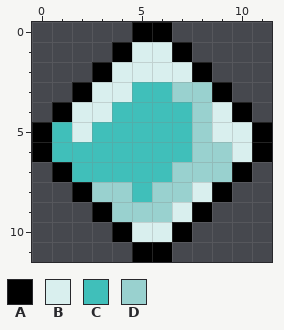
Two versions of one pixel-art sprite, Assets/Sprites/jump_on.png. This is how it looked before the edit.
The file is 12x12 pixels.
Palette (. is transparent): A #000000  B #d9efee  C #40bfba  D #99d1cf
Pixels before, first column x 0:
 0 .....AA.....
 1 ....ABBA....
 2 ...ABBBBA...
 3 ..ABBCCDDA..
 4 .ABBCCCCDBA.
 5 ACBCCCCCDBBA
 6 ACCCCCCCDDBA
 7 .ACCCCCDDDA.
 8 ..ADDCDDBA..
 9 ...ADDDBA...
10 ....ABBA....
11 .....AA.....
After:
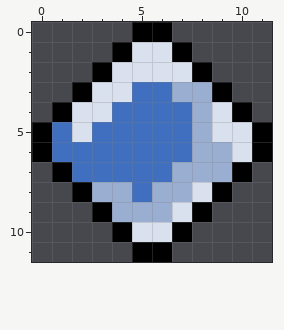
Changes in this commit:
{"colour":"B","old":"#d9efee","new":"#d9e1ef"}
{"colour":"C","old":"#40bfba","new":"#406fbf"}
{"colour":"D","old":"#99d1cf","new":"#99aed1"}
{"label":"changed","picture_box":[52,42,252,242]}
